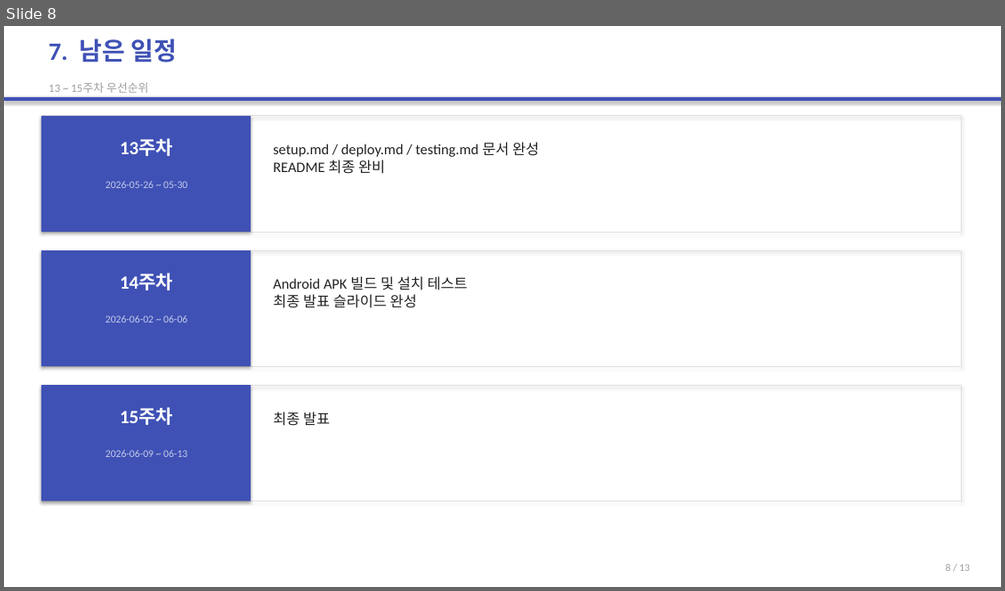
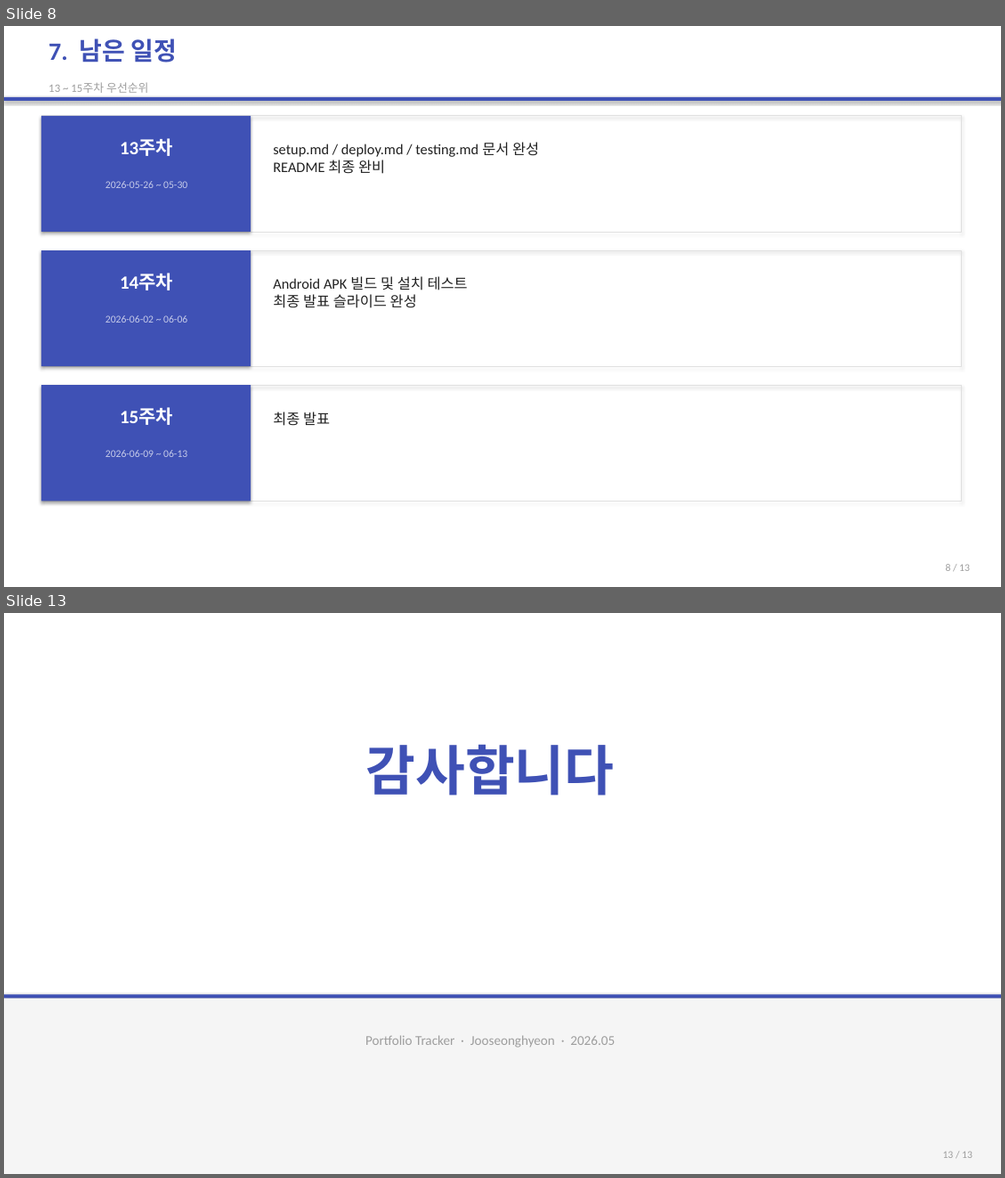
Before and after one commit to 2022136020/project_c, a slide deck: portfolio-tracker/presentation/portfolio-tracker.pptx. Shown one above the other, each under a label of ours: slide 8 before the commit, slides 8 and 13 after it; the slides between them are not shown. The pictures are 1005x591 and 1005x1178 pixels, drawn with LibreOffice and Linux fonts; fonts in the diff are those of the drawing. Boxes give left, top, right and bottom in pixels: in the first picture for what was removed or moved away, otherwise in the second. Text is boxed around its words. In the diff, an @@ line names an element or a change of style, - is before the commit and + after.

```diff
--- a/portfolio-tracker/presentation/portfolio-tracker.pptx
+++ b/portfolio-tracker/presentation/portfolio-tracker.pptx
@@ slide 13 added at [4, 613, 1001, 1174], background #FFFFFF @@
@@ rectangle added at [4, 613, 1001, 1174], fill #FFFFFF @@
@@ text added at [366, 744, 615, 795], 52 pt, text #3F51B5, bold @@
+감사합니다
@@ rectangle added at [4, 995, 1001, 998], fill #3F51B5 @@
@@ rectangle added at [4, 998, 1001, 1174], fill #F5F5F5 @@
@@ text added at [365, 1035, 615, 1047], 13 pt, text #9E9E9E @@
+Portfolio Tracker · Jooseonghyeon · 2026.05
@@ text added at [943, 1151, 972, 1158], 10 pt, text #9E9E9E @@
+13 / 13
```
Also in this commit, not shown: 5 slides changed, 1 slide removed, 1 other file.
